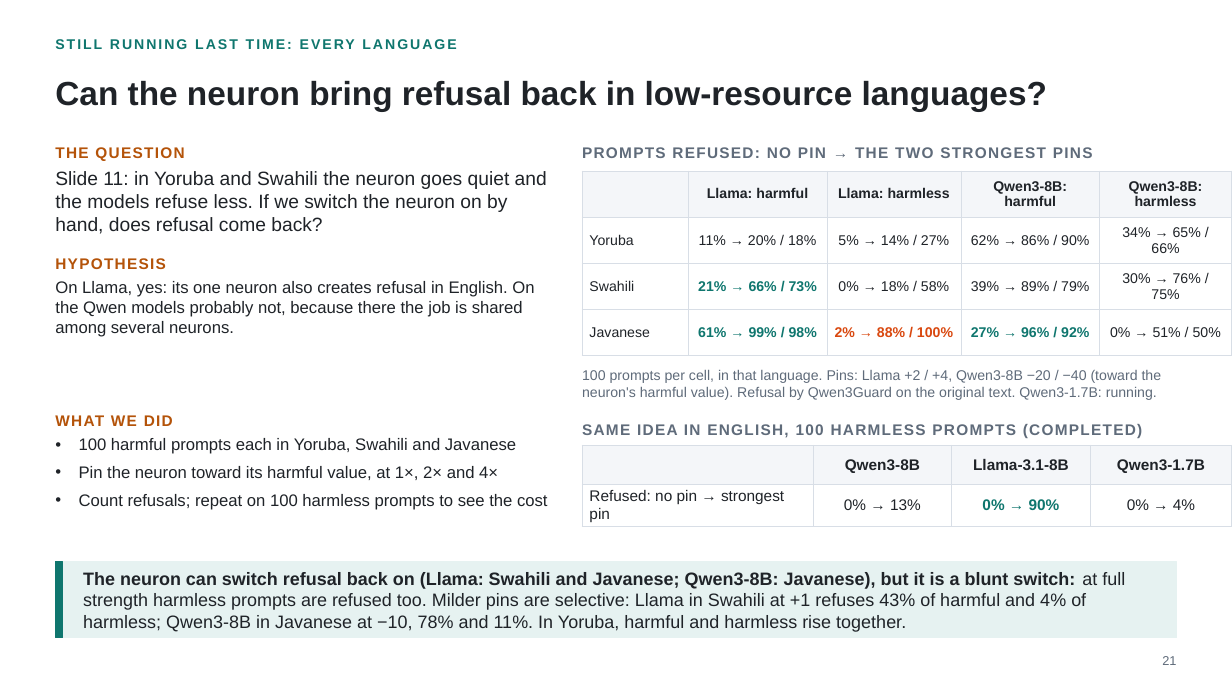
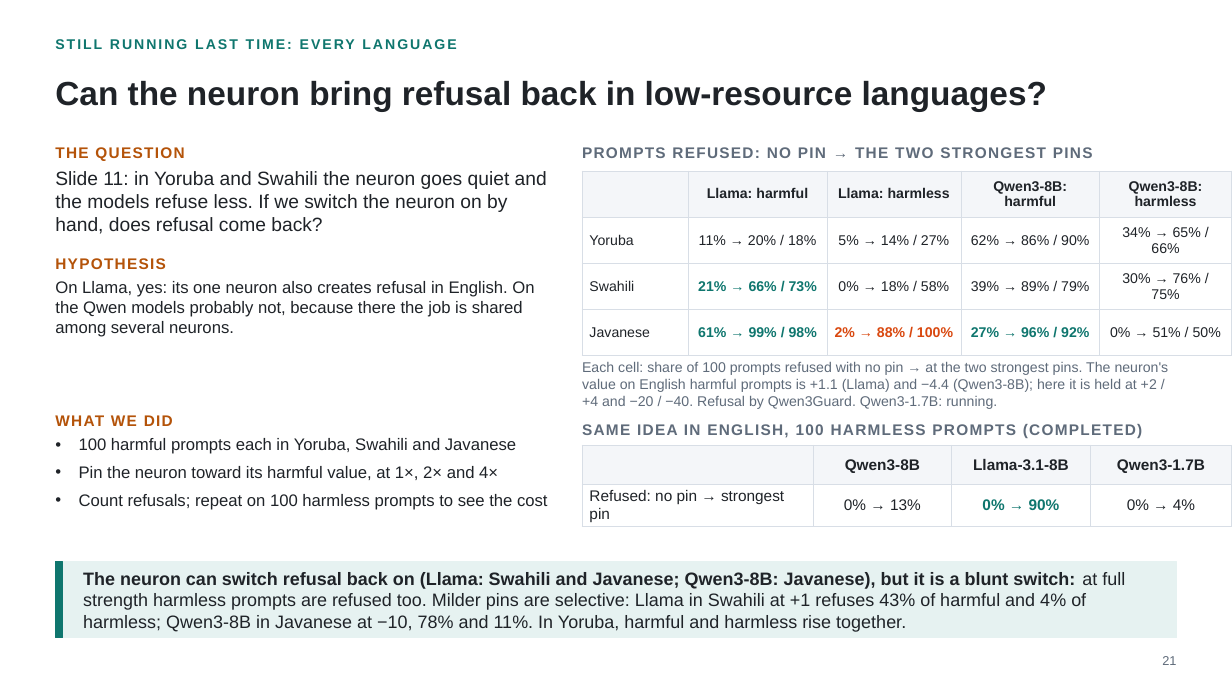
Before and after one commit to fjoad/refusal-neurons, a slide deck: slide 21 of slides/refusal_neurons_2026-11-12.pptx. Drawn at 1232x693 pixels with LibreOffice and Linux fonts; fonts in the diff are those of the drawing. Boxes give left, top, right and bottom in pixels: in the first picture for what was removed or moved away, otherwise in the second. Text is boxed around its words. In the diff, an @@ line names an element or a change of style, - is before the commit and + after.

```diff
--- a/slides/refusal_neurons_2026-11-12.pptx
+++ b/slides/refusal_neurons_2026-11-12.pptx
@@ text at (582, 362, 1169, 409): text changed @@
-100 prompts per cell, in that language. Pins: Llama +2 / +4, Qwen3-8B −20 / −40 (toward the neuron's harmful value). Refusal by Qwen3Guard on the original text. Qwen3-1.7B: running.
+Each cell: share of 100 prompts refused with no pin → at the two strongest pins. The neuron's value on English harmful prompts is +1.1 (Llama) and −4.4 (Qwen3-8B); here it is held at +2 / +4 and −20 / −40. Refusal by Qwen3Guard. Qwen3-1.7B: running.
```
Also in this commit, not shown: 5 other slides changed, 2 other files.
